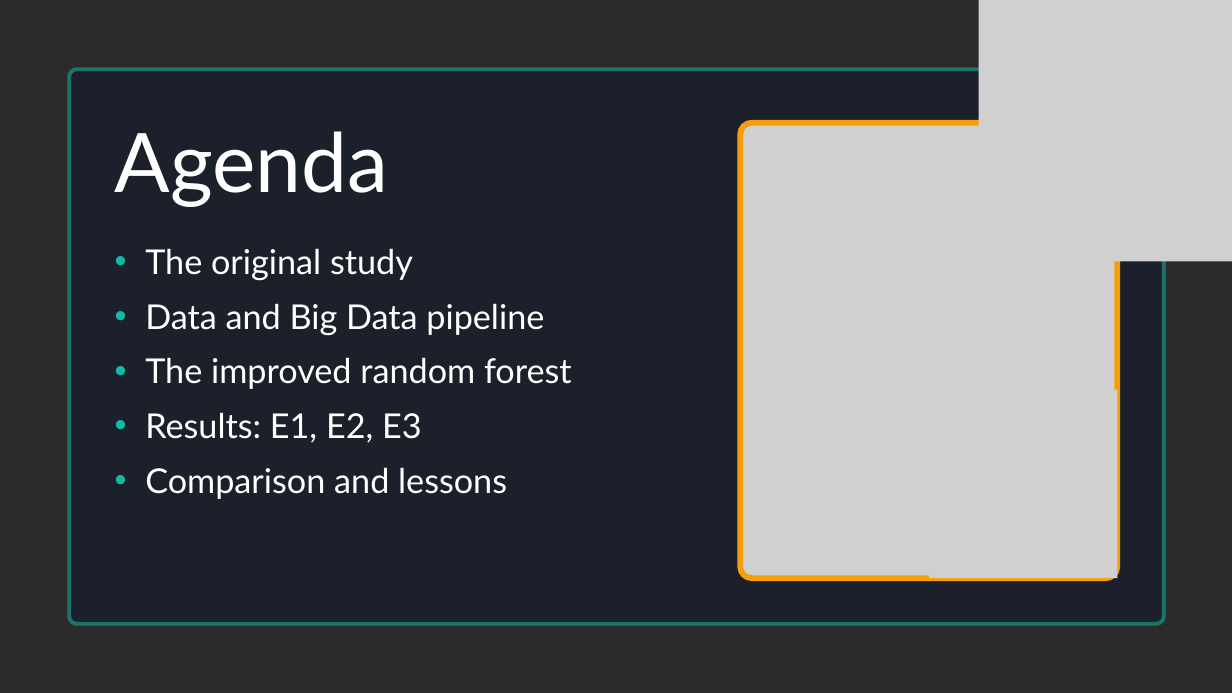
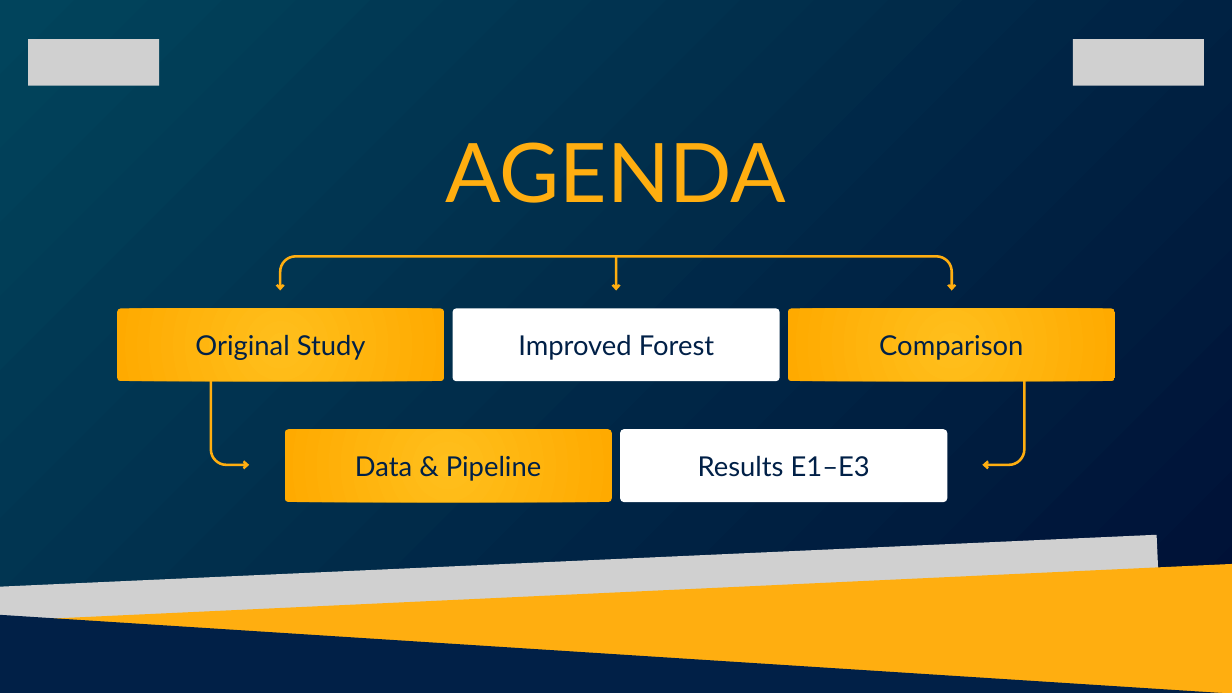
Before and after one commit to amnaaljasmi701/ai508-bearing-irf-reproduction, a slide deck: slide 2 of report/AI508_A2_Presentation.pptx. Drawn at 1232x693 pixels with LibreOffice and Linux fonts; fonts in the diff are those of the drawing; grey boxes stand for pictures; background and template pictures are left out; a plain dark background stands for a picture behind light text. Boxes give left, top, right and bottom in pixels: in the first picture for what was removed or moved away, otherwise in the second. Text is boxed around its words. In the diff, an @@ line names an element or a change of style, - is before the commit and + after.

```diff
--- a/report/AI508_A2_Presentation.pptx
+++ b/report/AI508_A2_Presentation.pptx
@@ background picture (left out) to gradient #01445C to #000F35 @@
@@ picture removed at box(979, 0, 1232, 261) @@
@@ picture added at box(28, 39, 159, 86) @@
@@ picture added at box(1072, 39, 1204, 86) @@
@@ text at box(446, 142, 787, 203): text changed; text colour #FFFFFF to #FFAE10 @@
-Agenda
+AGENDA
@@ picture removed at box(740, 123, 1117, 578) @@
@@ text removed at box(145, 248, 572, 499) @@
-• The original study
-• Data and Big Data pipeline
-• The improved random forest
-• Results: E1, E2, E3
-• Comparison and lessons
@@ freeform shape added at box(280, 256, 952, 291), outline #FFAE10 3 pt @@
@@ arrow added from (616, 257) to (616, 291), #FFAE10 3 pt @@
@@ freeform shape added at box(117, 309, 444, 381), fill gradient #FFBF1C to #FFAA00 @@
@@ freeform shape: place and size @@
-freeform shape at box(69, 69, 1164, 623)
+freeform shape at box(453, 309, 780, 381)
@@ freeform shape at box(453, 309, 780, 381): fill #0F172A at 55% opacity to #FFFFFF; outline #14B8A6 4.5 pt to none @@
@@ freeform shape added at box(788, 309, 1115, 381), fill gradient #FFBF1C to #FFAA00 @@
@@ text added at box(195, 334, 366, 360), 32 pt, text #012047 @@
+Original Study
@@ freeform shape added at box(211, 343, 249, 464), outline #FFAE10 3 pt @@
@@ text added at box(518, 334, 714, 360), 32 pt, text #012047 @@
+Improved Forest
@@ text added at box(879, 335, 1023, 360), 32 pt, text #012047 @@
+Comparison
@@ freeform shape added at box(983, 344, 1024, 464), outline #FFAE10 3 pt @@
@@ picture removed at box(929, 390, 1117, 578) @@
@@ freeform shape added at box(285, 429, 612, 502), fill gradient #FFBF1C to #FFAA00 @@
@@ freeform shape added at box(620, 429, 947, 502), fill #FFFFFF @@
@@ text added at box(355, 455, 542, 481), 32 pt, text #012047 @@
+Data & Pipeline
@@ text added at box(698, 455, 870, 477), 32 pt, text #012047 @@
+Results E1–E3
@@ picture added at box(0, 535, 1158, 628) @@
@@ freeform shape added at box(0, 557, 1232, 693), fill #FFAE10 @@
@@ freeform shape added at box(0, 611, 1232, 693), fill #012047 @@
```
Also in this commit, not shown: 17 other slides changed, 1 slide added, 1 slide removed, 8 other files.
